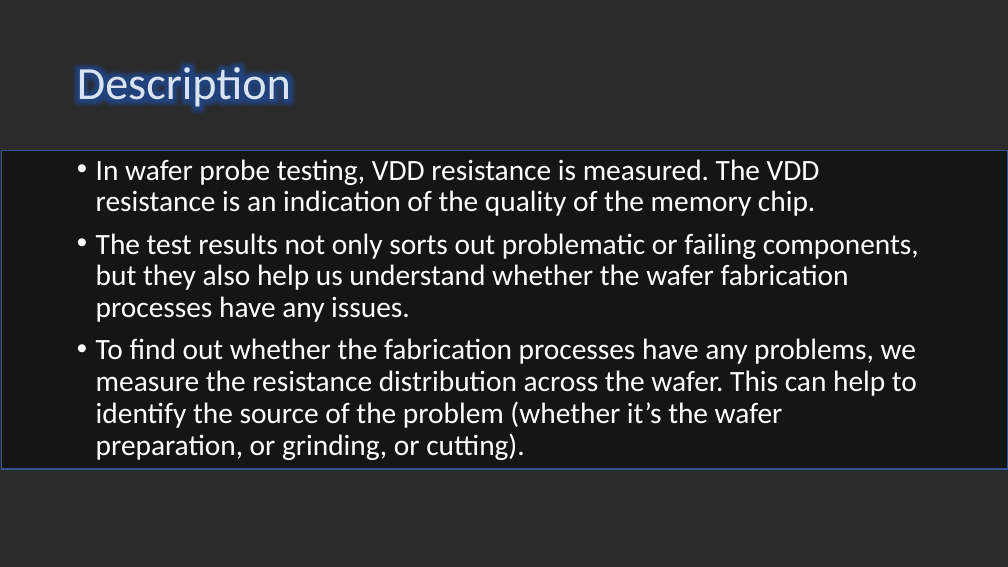
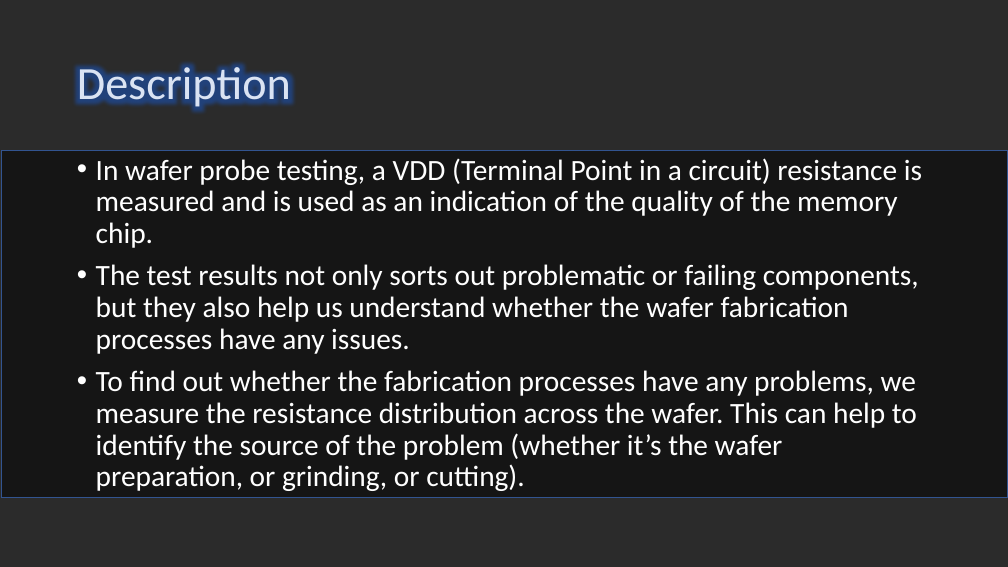
Before and after one commit to optimusium/PSUPR2, a slide deck: slide 3 of CA2 Identifying Wafer Failures with Deep Learning2_26Sep19.pptx (slide 2 before the commit). Drawn at 1008x567 pixels with LibreOffice and Linux fonts; fonts in the diff are those of the drawing; background and template pictures are left out; a plain dark background stands for a picture behind light text. Boxes give left, top, right and bottom in pixels: in the first picture for what was removed or moved away, otherwise in the second. Text is boxed around its words. In the diff, an @@ line names an element or a change of style, - is before the commit and + after.

```diff
--- a/CA2 Identifying Wafer Failures with Deep Learning2_26Sep19.pptx
+++ b/CA2 Identifying Wafer Failures with Deep Learning2_26Sep19.pptx
@@ rectangle resized from (x1=2, y1=151, x2=1008, y2=470) to (x1=2, y1=151, x2=1008, y2=498) @@
@@ text at (x1=96, y1=158, x2=922, y2=248): text changed @@
-• In wafer probe testing, VDD resistance is measured. The VDD resistance is an indication of the quality of the memory chip.
+• In wafer probe testing, a VDD (Terminal Point in a circuit) resistance is measured and is used as an indication of the quality of the memory chip.
```
Also in this commit, not shown: 17 other slides changed, 2 slides added, 3 slides removed, 4 other files.
